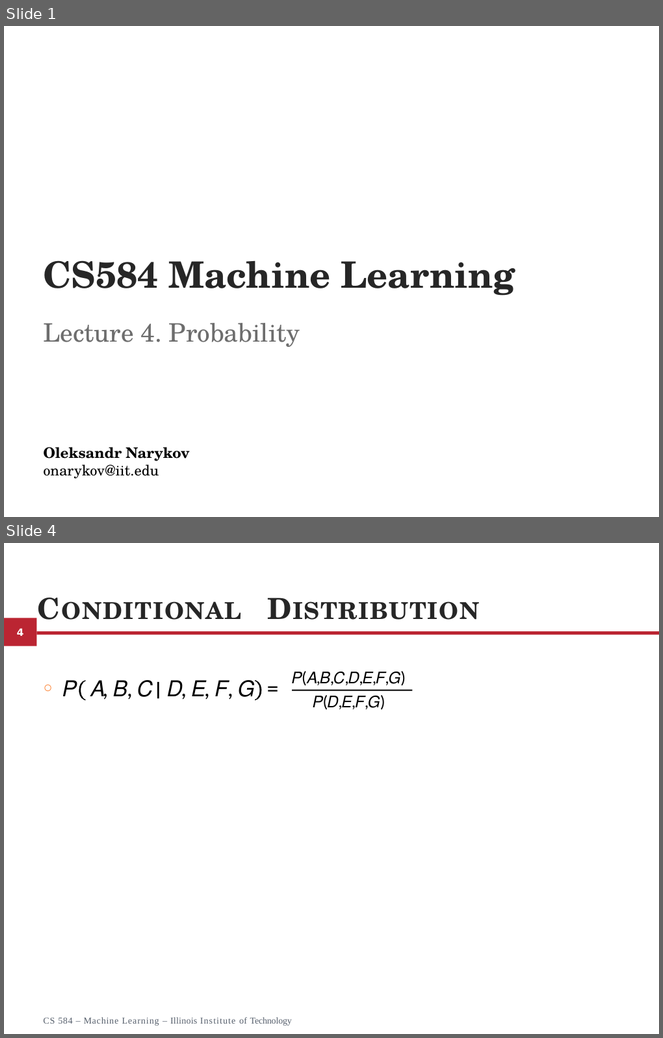
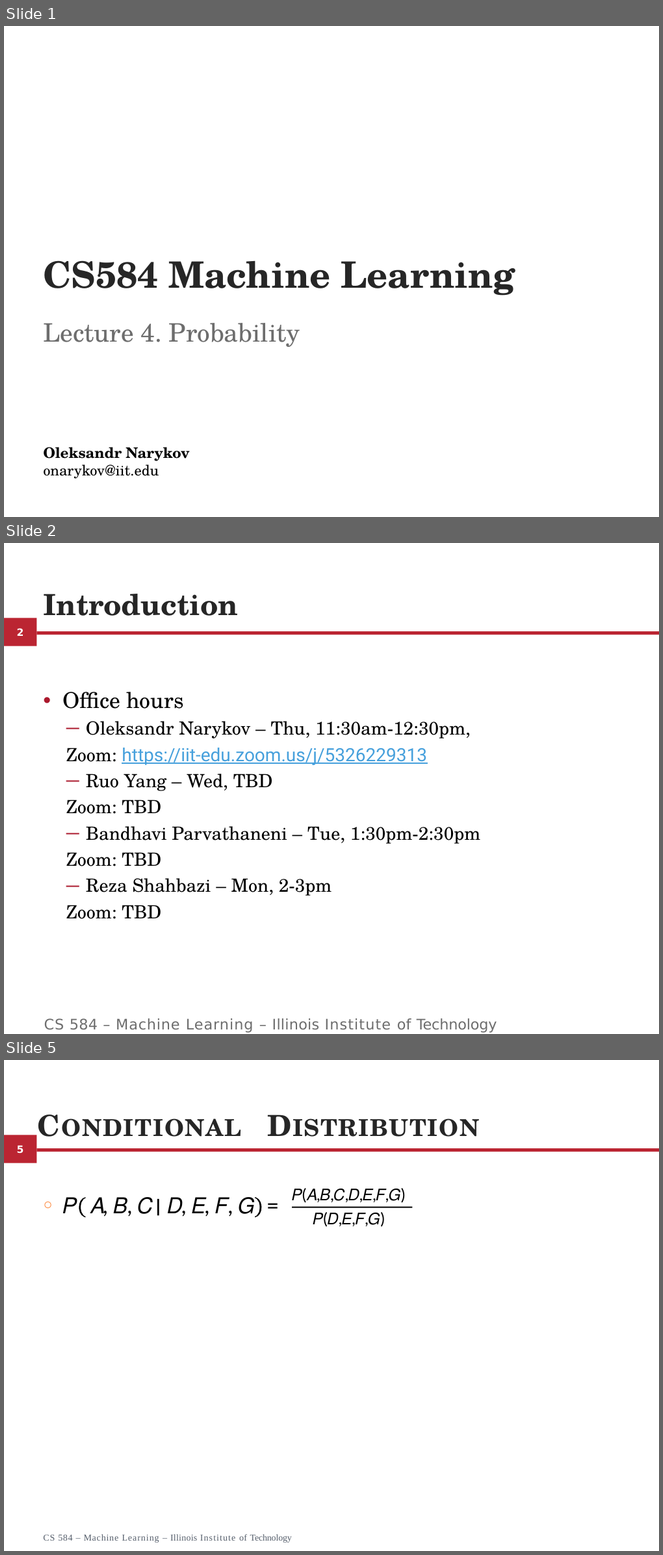
Before and after one commit to AlexandrNP/CS584, a slide deck: slides/Lecture4-Probability.pptx. Shown one above the other, each under a label of ours: slides 1 and 4 before the commit, slides 1, 2 and 5 after it; the slides between them are not shown. The pictures are 663x1038 and 663x1555 pixels, drawn with LibreOffice and Linux fonts; fonts in the diff are those of the drawing; background and template pictures are left out. Boxes give left, top, right and bottom in pixels: in the first picture for what was removed or moved away, otherwise in the second. Text is boxed around its words. In the diff, an @@ line names an element or a change of style, - is before the commit and + after.

Commit message:
Lecture 4 update

```diff
--- a/slides/Lecture4-Probability.pptx
+++ b/slides/Lecture4-Probability.pptx
@@ slide 2 added at bbox=[4, 543, 659, 1034], background #FFFFFF; not listed: 2 template elements that a slide beside it also shows @@
@@ title added at bbox=[43, 594, 238, 616], 32 pt, text #262626, bold @@
+Introduction
@@ text added at bbox=[63, 692, 480, 919], 20 pt, text #000000 @@
+• Office hours
+  ─ Oleksandr Narykov – Thu, 11:30am-12:30pm,
+  Zoom: https://iit-edu.zoom.us/j/5326229313
+  ─ Ruo Yang – Wed, TBD
+  Zoom: TBD
+  ─ Bandhavi Parvathaneni – Tue, 1:30pm-2:30pm
+  Zoom: TBD
+  ─ Reza Shahbazi – Mon, 2-3pm
+  Zoom: TBD
@@ text added at bbox=[44, 1019, 497, 1033], 16 pt, text #6D6D6D @@
+CS 584 – Machine Learning – Illinois Institute of Technology
@@ what was slide 4 is now slide 5 @@
@@ page number at bbox=[17, 1145, 24, 1154]: text changed @@
-4
+5
```
